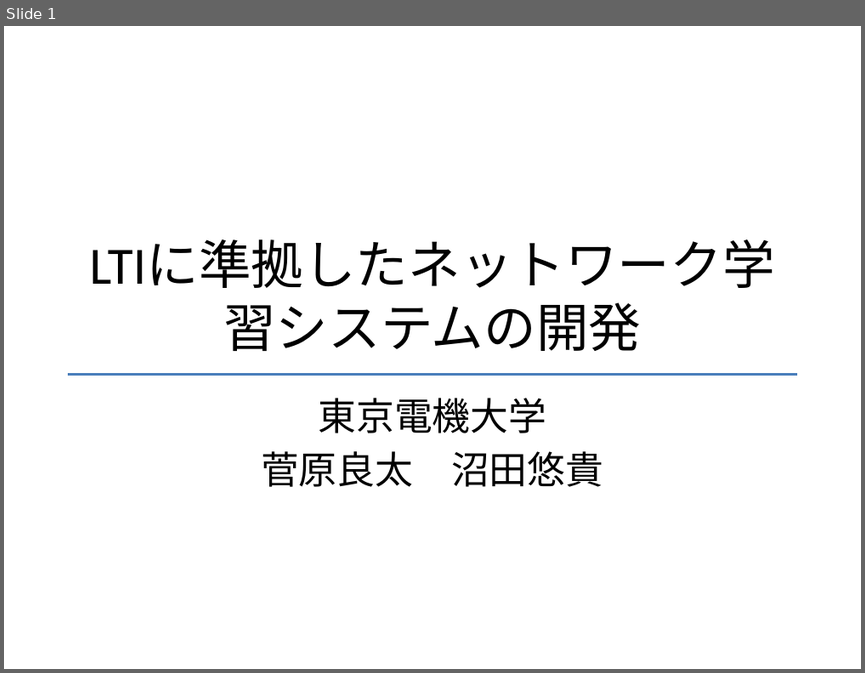
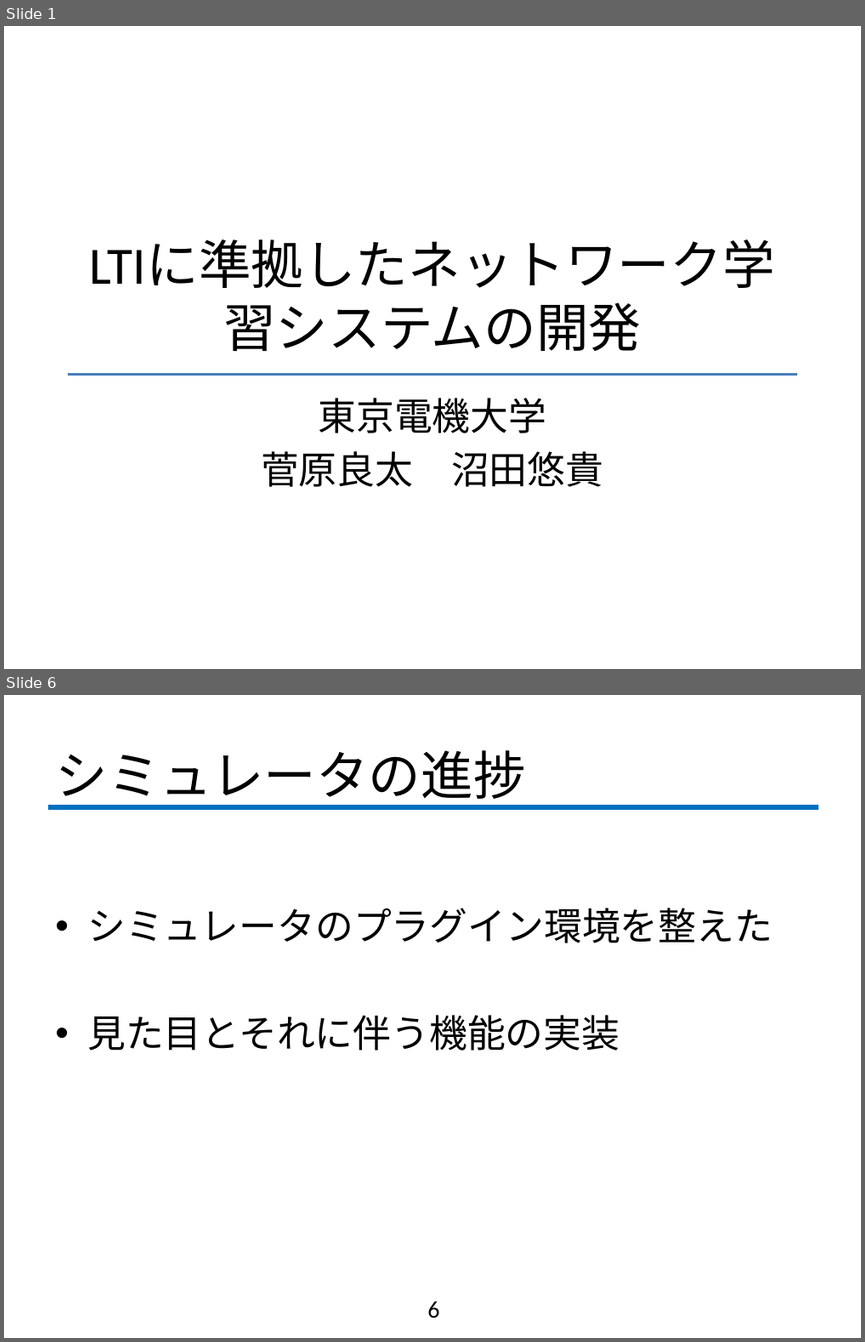
Before and after one commit to fujiLabo/fuji_simu, a slide deck: 1005進捗.pptx. Shown one above the other, each under a label of ours: slide 1 before the commit, slides 1 and 6 after it; the slides between them are not shown. The pictures are 865x673 and 865x1342 pixels, drawn with LibreOffice and Linux fonts; fonts in the diff are those of the drawing; background and template pictures are left out. Boxes give left, top, right and bottom in pixels: in the first picture for what was removed or moved away, otherwise in the second. Text is boxed around its words. In the diff, an @@ line names an element or a change of style, - is before the commit and + after.

Commit message:
進捗途中

```diff
--- a/1005進捗.pptx
+++ b/1005進捗.pptx
@@ slide 6 added at [4, 695, 861, 1338], background #FFFFFF @@
@@ title added at [55, 750, 525, 808], 44 pt, text #000000 @@
+シミュレータの進捗
@@ line added from (47, 807) to (818, 807), #0070C0 4 pt @@
@@ text added at [87, 907, 772, 1050], 32 pt, text #000000 @@
+• シミュレータのプラグイン環境を整えた
+• 見た目とそれに伴う機能の実装
@@ page number added at [427, 1301, 439, 1318], 20 pt, text #000000 @@
+6
```
Also in this commit, not shown: 7 other slides added.
